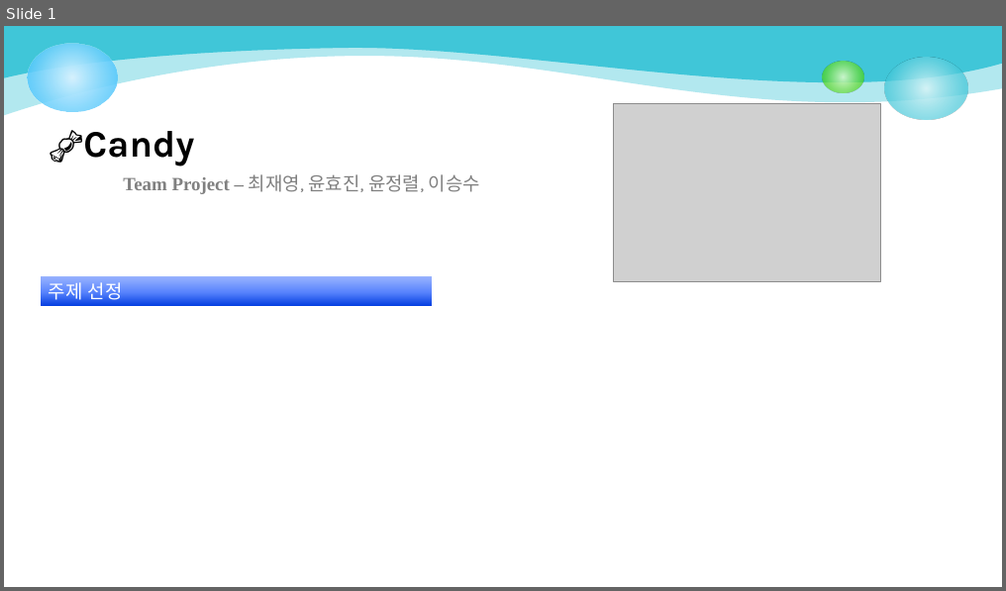
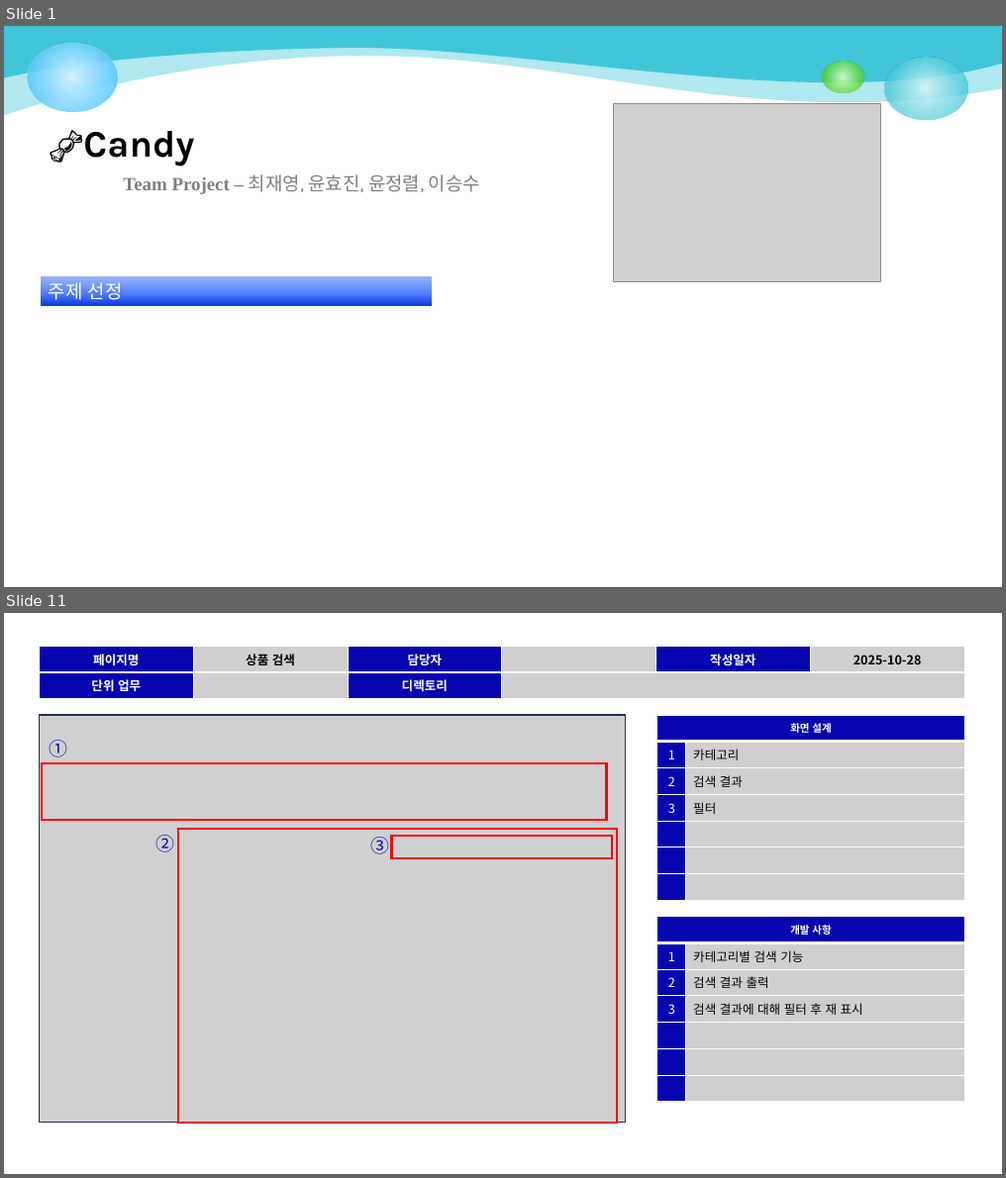
Before and after one commit to jungryeol123/tjg_project, a slide deck: TeamProject_스토리보드.pptx. Shown one above the other, each under a label of ours: slide 1 before the commit, slides 1 and 11 after it; the slides between them are not shown. The pictures are 1006x591 and 1006x1178 pixels, drawn with LibreOffice and Linux fonts; fonts in the diff are those of the drawing; grey boxes stand for pictures. Boxes give left, top, right and bottom in pixels: in the first picture for what was removed or moved away, otherwise in the second. Text is boxed around its words. In the diff, an @@ line names an element or a change of style, - is before the commit and + after.

```diff
--- a/TeamProject_스토리보드.pptx
+++ b/TeamProject_스토리보드.pptx
@@ slide 11 added at (4, 613, 1002, 1174), background #FFFFFF @@
@@ table added at (40, 646, 964, 699), 2 rows, 6 columns @@
+페이지명 | 상품 검색 | 담당자 |  | 작성일자 | 2025-10-28
+단위 업무 |  | 디렉토리 |  |  | 
@@ picture added at (40, 715, 626, 1123) @@
@@ table added at (657, 715, 964, 900), 7 rows, 2 columns @@
+화면 설계 | 
+1 | 카테고리
+2 | 검색 결과
+3 | 필터
+ | 
+ | 
+ | 
@@ text added at (49, 740, 67, 758), 18 pt, text #0606B1 @@
+①
@@ rectangle added at (42, 763, 607, 820), outline #FF0000 2.25 pt @@
@@ text added at (155, 835, 174, 853), 18 pt, text #0606B1 @@
+②
@@ rectangle added at (178, 829, 617, 1123), outline #FF0000 2.25 pt @@
@@ text added at (371, 837, 390, 855), 18 pt, text #0606B1 @@
+③
@@ rectangle added at (392, 836, 613, 860), outline #FF0000 2.25 pt @@
@@ table added at (657, 917, 964, 1103), 7 rows, 2 columns @@
+개발 사항 | 
+1 | 카테고리별 검색 기능
+2 | 검색 결과 출력
+3 | 검색 결과에 대해 필터 후 재 표시
+ | 
+ | 
+ | 
```
Also in this commit, not shown: 7 slides changed, 2 other slides added, 1 slide removed.
